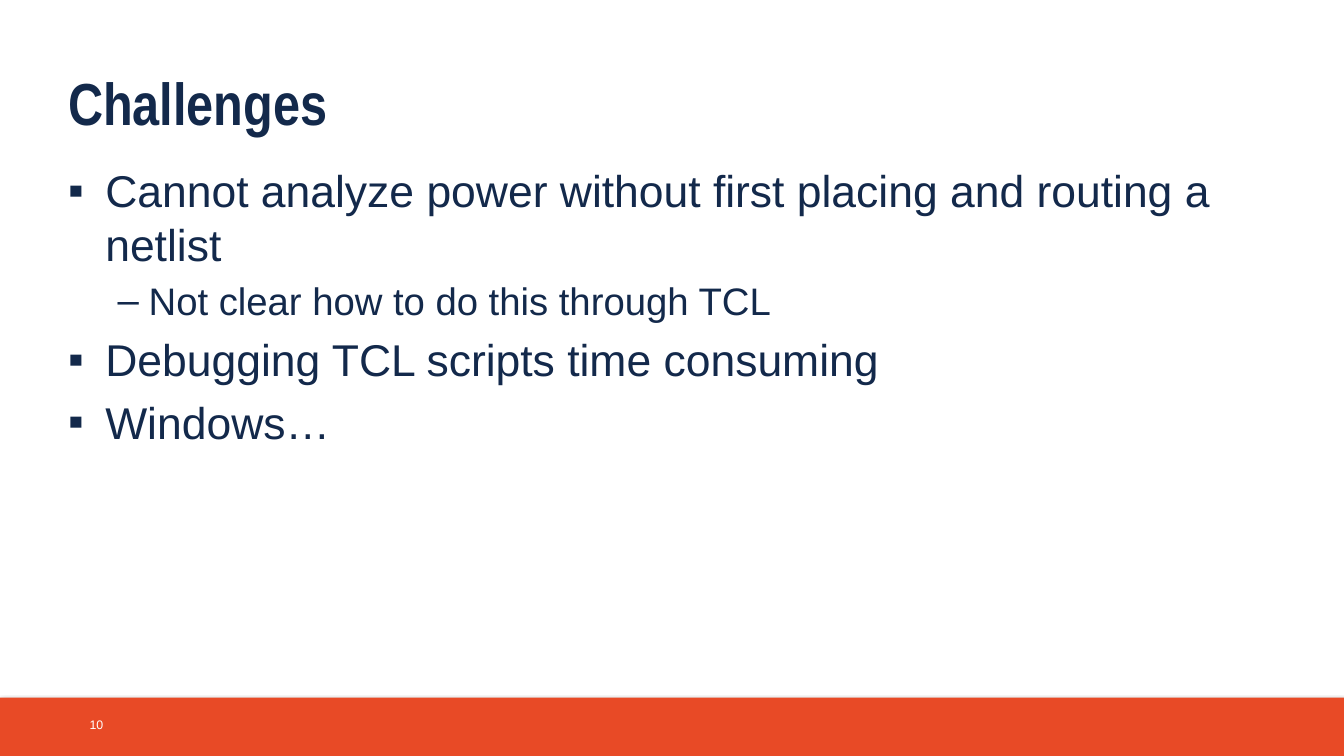
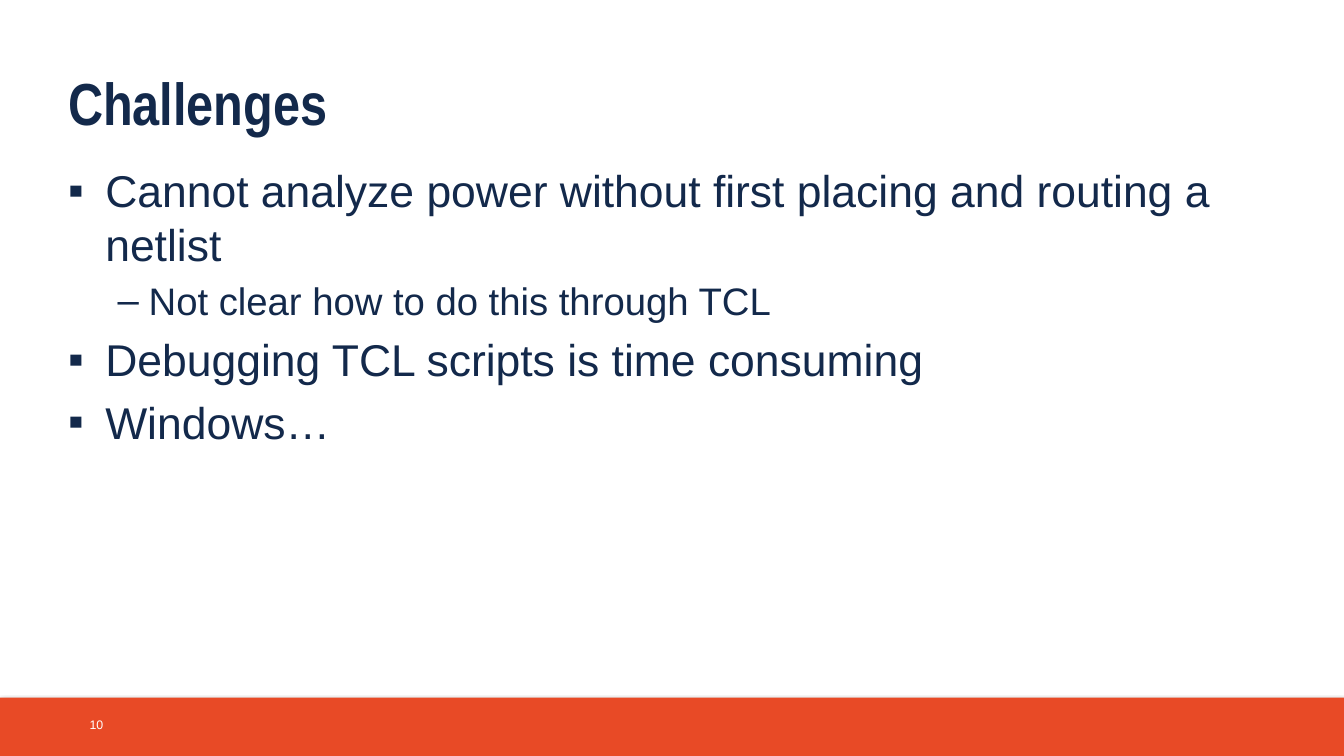
Before and after one commit to atsmith3/CruiseControl, a slide deck: slide 10 of Documentation/final_presentation.pptx. Drawn at 1344x756 pixels with LibreOffice and Linux fonts; fonts in the diff are those of the drawing; background and template pictures are left out. Boxes give left, top, right and bottom in pixels: in the first picture for what was removed or moved away, otherwise in the second. Text is boxed around its words. In the diff, an @@ line names an element or a change of style, - is before the commit and + after.

```diff
--- a/Documentation/final_presentation.pptx
+++ b/Documentation/final_presentation.pptx
@@ text at (105,343,923,386): text changed @@
-▪ Debugging TCL scripts time consuming
+▪ Debugging TCL scripts is time consuming
```
Also in this commit, not shown: 4 other slides changed.
